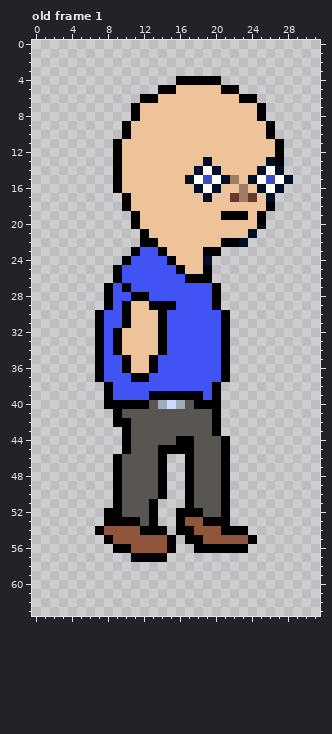
A pixel-art file gets an edit: Corona Game Art/human_asprite.aseprite. Above, as it was before the edit.
32x64 pixels, 2 frames. Shown: old frame 1. The commit also changed other frames, which this record leaves out.
The same view after the edit:
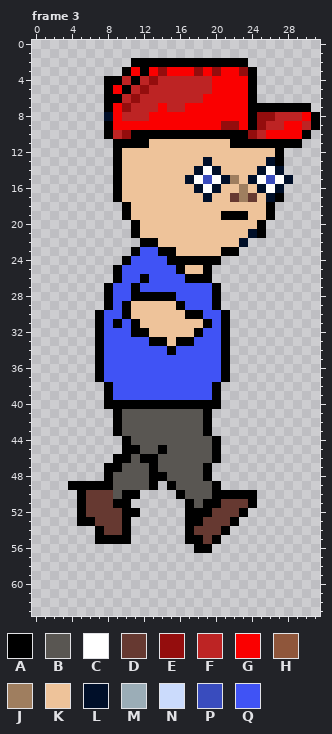
Palette (. is transparent): A #000000  B #595652  C #ffffff  D #663931  E #940d0d  F #bd2424  G #fa0000  H #8f563b  J #9f7e5f  K #eec39a  L #000f29  M #9badb7  N #cbdbfc  P #394cbe  Q #4053f5
A new or re-ordered frame is compared with the old frame closest to it.
Edits made:
frames 2 -> 3
layer "Left Leg" added
layer "Right Leg" added
layer "Red Hat" now shown
layer "legs" removed
Frame 3 is new; against old frame 1:
y 2: x 11..23 ............. -> AAAAAAAAAAAAA
y 3: x 10..24 ............... -> AGAGEGGGEGEGGEA
y 4: x 8..24 ........AAAAA.... -> AAFAFEFFFFFFGGGGA
y 5: x 8..24 ......AAKKKKKAA.. -> AGAFEFFFFFFFGGGGA
y 6: x 8..23 ....AAKKKKKKKKKA -> AAFEFFFFFFFGGGGG
y 7: x 8..24 ...AKKKKKKKKKKKKK -> AGEFFFGFFGGGGGGGA; x 26..30 ..... -> AAAAA
y 8: x 8..31 ...AKKKKKKKKKKKKKA...... -> LGFFFGGGGGGGGGGGAEEFFFGA
y 9: x 8..31 ..AKKKKKKKKKKKKKKKA..... -> AGGGGGGGGGGGGEEGAEFFGGFA
y 10: x 8..30 ..AKKKKKKKKKKKKKKKA.... -> AFEAAAAAAAAAAAAAEFGGGGA
y 11: x 10..12 KKK -> AAA; x 22..26 KKKKK -> AAAAA; x 28..29 .. -> AA
y 17: x 9..10 .A -> AK; x 27 . -> A
y 19: x 10..11 .A -> AK; x 25..26 A. -> KA
y 21: x 11..12 .A -> AK; x 25 . -> A
y 22: x 21..22 AA -> KK
y 23: x 15 K -> A; x 19..22 AA.. -> KKAA
y 24: x 16..20 KKKL. -> AAAAA
y 26: x 12 Q -> A
y 27: x 10..11 AQ -> QA
y 28: x 13..15 QQQ -> AAA
y 29: x 13..16 AAAQ -> KKKA
y 30: x 14..18 AQQQQ -> KKKAA
y 31: x 9..11 QAK -> AQA; x 14..19 AQQQQQ -> KKKKKA
y 32: x 9..12 AKKK -> QQAA; x 14..18 AQQQQ -> KKKKA
y 33: x 9..13 AKKKK -> QQQQA; x 15..17 QQQ -> KAA
y 34: x 9..15 AKKKKAQ -> QQQQQQA
y 35..36: x 10..13 AKKA -> QQQQ
y 37: x 11..12 AA -> QQ
y 39: x 13..18 AAAAAA -> QQQQQQ
y 40: x 13..17 BMNMB -> AAAAA
y 41: x 19..20 BA -> A.
y 42: x 10 A -> B; x 19..20 BA -> A.
y 43: x 9..10 .A -> AB; x 19..20 BA -> A.
y 44: x 16..17 AA -> BB; x 20..21 BA -> A.
y 45: x 11 B -> A; x 15..17 AAA -> BBB; x 20..21 BA -> A.
y 46: x 10 B -> A; x 12..17 BBA..A -> AABBBB; x 20..21 BA -> A.
y 47: x 8 . -> A; x 13..17 BA..A -> ABBBB; x 19..21 BBA -> A..
y 48: x 8..9 .A -> AB; x 13 B -> A; x 15..17 ..A -> BBB; x 19..21 BBA -> A..
y 49: x 4..9 .....A -> AAAAAB; x 13..17 BA..A -> A.ABB; x 20..21 BA -> A.
y 50: x 5..14 ....ABBBBA -> ADDDBAA...; x 16..17 .A -> AB; x 20 B -> A; x 22..24 ... -> AAA
y 51: x 5..8 .... -> ADDD; x 10..13 BBBA -> A...; x 19..24 BBA... -> AADDDA
y 52: x 5..13 ...AABBBA -> ADDDDAA..; x 16 A -> .; x 19..23 BBA.. -> ADDDA
y 53: x 5..9 ...AA -> AADDD; x 11..13 ABA -> ...; x 16..22 AHHAAA. -> .AADDDA
y 54: x 8..14 HHHHAAA -> DDA....; x 16 A -> .; x 18..20 HHH -> DDD; x 22..23 AA -> ..
y 55: x 7 . -> A; x 9..15 HHHHHHA -> AA.....; x 19..24 HHHHHA -> DA....
y 56: x 9..15 AAHHHHA -> .......; x 20..23 AAAA -> ....
y 57: x 11..14 AAAA -> ....
